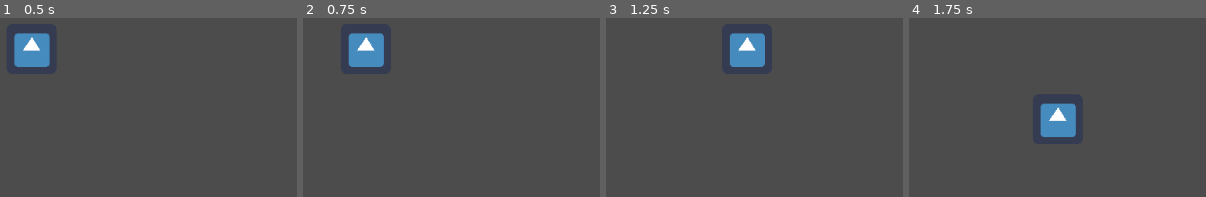
Above: before the commit, frames 1-4 (left to right).
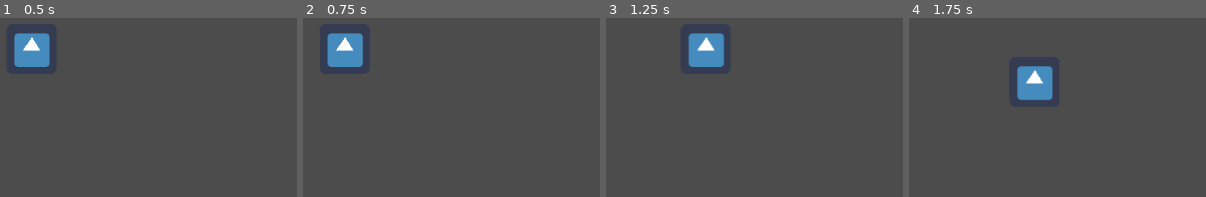
Above: after the commit, the same moments.

Repository: Frost89/NightCrawler
Game: Godot game, scene res://Scene/TestRootNode.tscn
Two runs of this game, one before a commit and one after it. Both use one fixed random seed, a clock stepped at 60 frames per second and the inputs below. The project has no main scene, so this scene is started directly. The engine's default icon, where the game draws it, is replaced by a stand-in: a white triangle on a blue panel in a dark square.
Inputs:
- Up to frame 1 (0.5 s): no input
- Up to frame 2 (0.75 s): tap Enter at 0.5 s; hold D (Right) from 0.53 s (still down)
- Up to frame 3 (1.25 s): keep holding D (Right)
- Up to frame 4 (1.75 s): release D (Right) at 1.28 s; hold S (Down) from 1.28 s (still down)

Frame 1 is identical in both runs. In frame 2, 2.9% of the frame differs, in the area x 8-28%, y 8-28%; in frame 3, 4.5%; in frame 4, 4.6%, in the area x 36-57%, y 26-67%.

Commit message:
Movement code update

Diff:
--- a/Scripts/Player.gd
+++ b/Scripts/Player.gd
@@ -1,26 +1,22 @@
 extends KinematicBody2D
 
-var velocity = Vector2()
-const SPEED = 200
+const maxspeed = 150
+const acceleration = 600
+const friction = 1200
+
+var velocity = Vector2.ZERO
 
 func _physics_process(delta):
-	get_input()
-	velocity = move_and_slide(velocity)
 
-func get_input():
-	velocity = Vector2()
+	var input_vector = Vector2.ZERO
 
-	var up = Input.is_action_pressed("Up")
-	var down = Input.is_action_pressed("Down")
-	var left = Input.is_action_pressed("Left")
-	var right = Input.is_action_pressed("Right")
+	input_vector.x = Input.get_action_strength("Right") - Input.get_action_strength("Left")
+	input_vector.y = Input.get_action_strength("Down") - Input.get_action_strength("Up")
+	input_vector = input_vector.normalized()
 
-	if up:
-		velocity.y -= 1
-	if down:
-		velocity.y += 1
-	if left:
-		velocity.x -= 1
-	if right:
-		velocity.x += 1
-	velocity = velocity.normalized() * SPEED
+	if input_vector != Vector2.ZERO:
+		velocity = velocity.move_toward(input_vector * maxspeed, acceleration * delta)
+	else:
+		velocity = velocity.move_toward(Vector2.ZERO, friction * delta)
+
+	move_and_slide(velocity)
